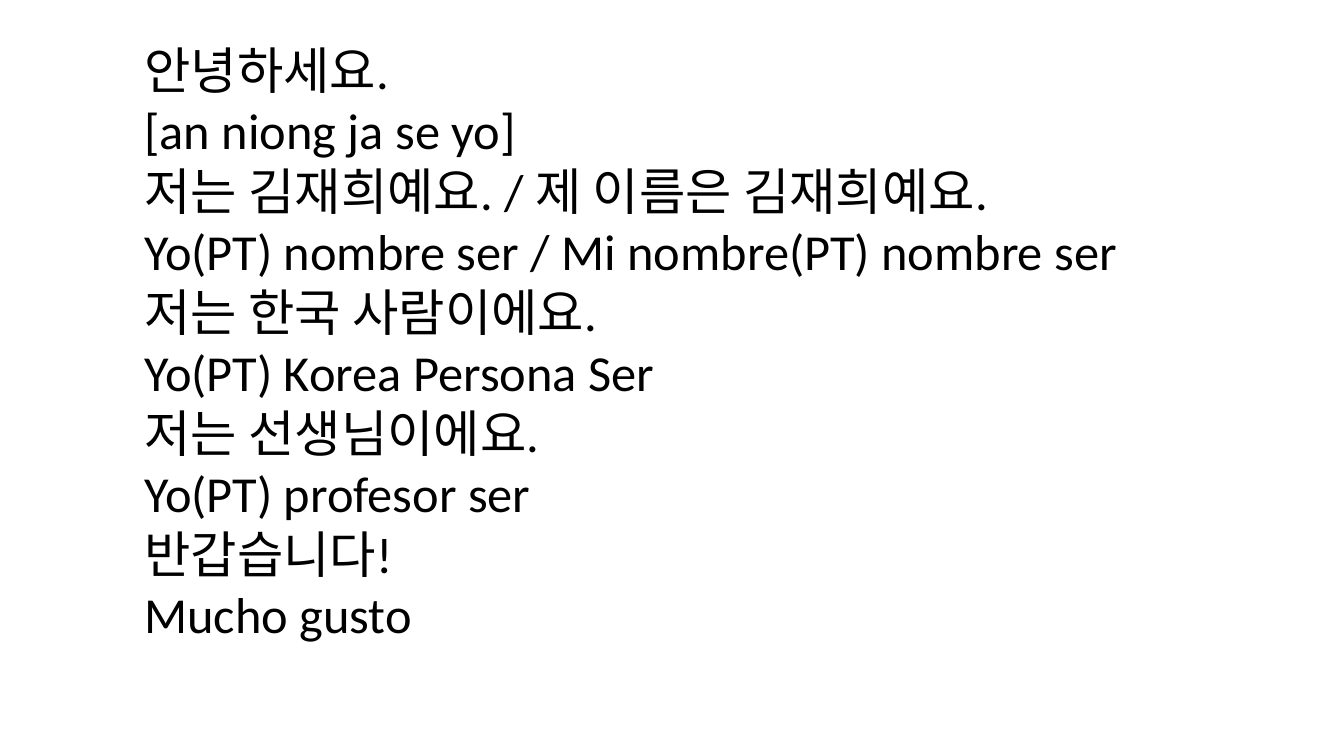
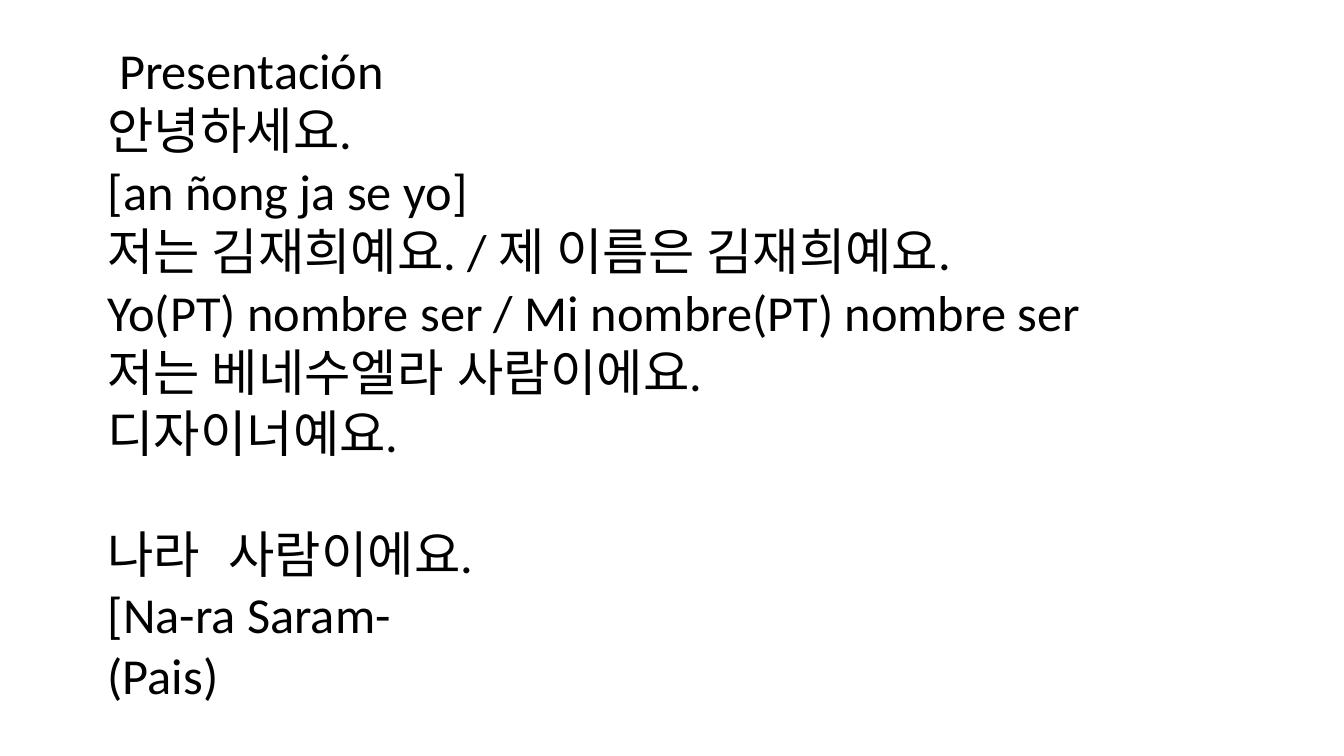
Before and after one commit to academiaseul/ACADEMIASEULWEB, a slide deck: slide 3 of A1_Nivel_1/04_Vida_Diaria/Sesion_04b_Personas_Familia.pptx. Drawn at 1344x756 pixels with LibreOffice and Linux fonts; fonts in the diff are those of the drawing. Boxes give left, top, right and bottom in pixels: in the first picture for what was removed or moved away, otherwise in the second. Text is boxed around its words. In the diff, an @@ line names an element or a change of style, - is before the commit and + after.

```diff
--- a/A1_Nivel_1/04_Vida_Diaria/Sesion_04b_Personas_Familia.pptx
+++ b/A1_Nivel_1/04_Vida_Diaria/Sesion_04b_Personas_Familia.pptx
@@ text "Presentación": place and size @@
-text "Presentación" at [144, 47, 1116, 642]
+text "Presentación" at [108, 54, 1080, 701]
@@ text at [119, 54, 384, 90]: paragraph added @@
+Presentación
@@ text at [108, 173, 467, 219]: text changed @@
-[an niong ja se yo]
+[an ñong ja se yo]
@@ text at [108, 349, 703, 701]: text changed @@
-저는 한국 사람이에요.
-Yo(PT) Korea Persona Ser
-저는 선생님이에요.
-Yo(PT) profesor ser
-반갑습니다!
-Mucho gusto
+저는 베네수엘라 사람이에요.
+디자이너예요.
+나라 사람이에요.
+[Na-ra Saram-
+(Pais)
```
Also in this commit, not shown: 4 other slides changed, 3 slides added, 49 slides removed, 20 other files.
